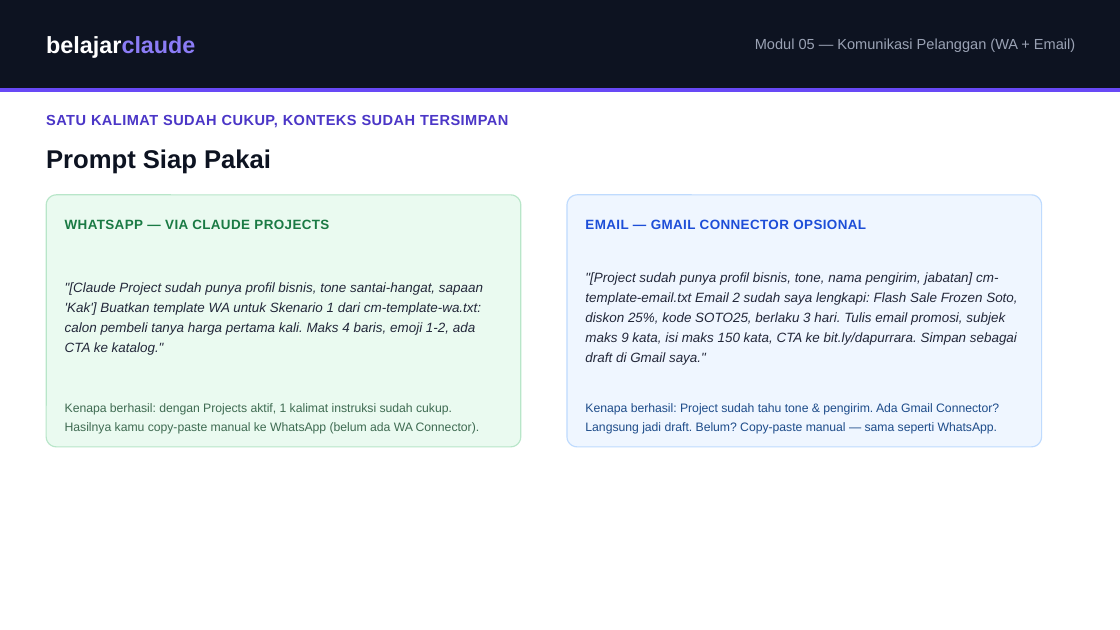
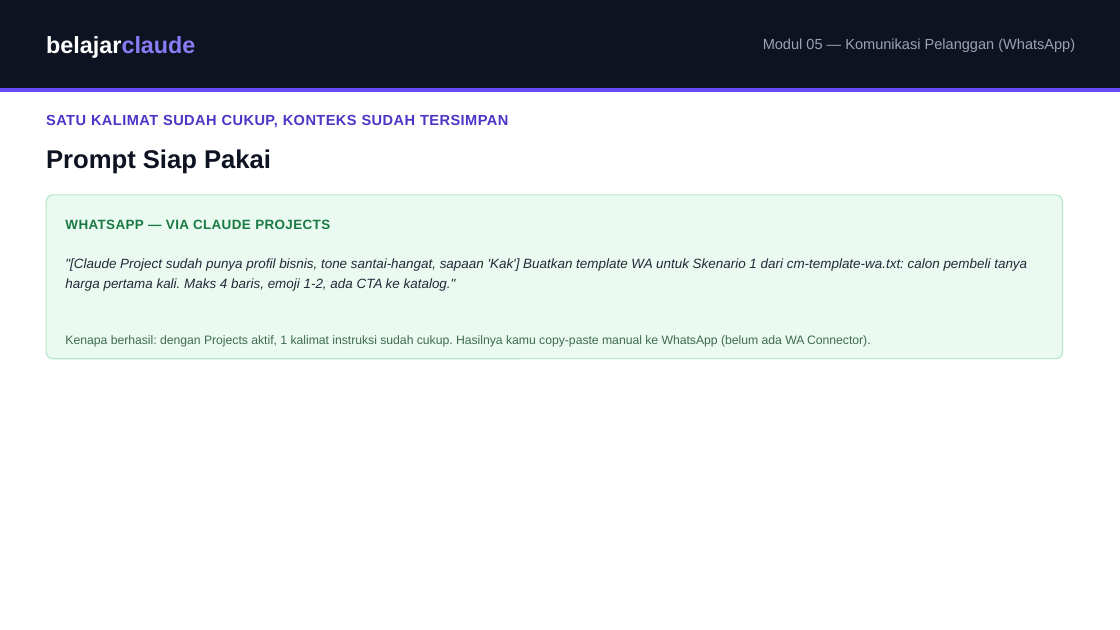
Before and after one commit to juliautomo/belajar-claude, a slide deck: slide 4 of Content-Marketing/M05-Komunikasi-Pelanggan/K3-M05-Komunikasi-Pelanggan.pptx. Drawn at 1120x630 pixels with LibreOffice and Linux fonts; fonts in the diff are those of the drawing. Boxes give left, top, right and bottom in pixels: in the first picture for what was removed or moved away, otherwise in the second. Text is boxed around its words. In the diff, an @@ line names an element or a change of style, - is before the commit and + after.

Commit message:
M05: remove Email entirely, WhatsApp-only module
- Module title/desc/tip-box/mistakes list all de-Email'd
- Replaced 6-card scenario grid with 10-card grid matching cm-template-wa.txt's real scenarios (adds complaint handling)
- Removed Cara Kerja: Email step-row and Contoh Prompt: Email block
- Deleted cm-template-email.txt - cm-template-wa.txt is now the sole supporting file
- Updated public preview (content-marketing.html) and admin.html module labels
- Reworked all 8 PPTX slides to match, re-rendered and visually verified each

Checkpoint 104

```diff
--- a/Content-Marketing/M05-Komunikasi-Pelanggan/K3-M05-Komunikasi-Pelanggan.pptx
+++ b/Content-Marketing/M05-Komunikasi-Pelanggan/K3-M05-Komunikasi-Pelanggan.pptx
@@ text at [763, 38, 1075, 52]: text changed @@
-Modul 05 — Komunikasi Pelanggan (WA + Email)
+Modul 05 — Komunikasi Pelanggan (WhatsApp)
@@ rounded rectangle: place and size @@
-rounded rectangle at [46, 195, 521, 447]
+rounded rectangle at [46, 195, 1063, 359]
@@ rounded rectangle removed at [567, 195, 1042, 447] @@
@@ text ""[Claude Project sudah punya profil ..." rewrapped from [65, 282, 483, 355] to [65, 258, 1027, 291] @@
@@ text removed at [585, 219, 866, 229] @@
-EMAIL — GMAIL CONNECTOR OPSIONAL
@@ text removed at [585, 272, 1017, 365] @@
-"[Project sudah punya profil bisnis, tone, nama pengirim, jabatan] cm-template-email.txt Email 2 sudah saya lengkapi: Flash Sale Frozen Soto, diskon 25%, kode SOTO25, berlaku 3 hari. Tulis email promosi, subjek maks 9 kata, isi maks 150 kata, CTA ke bit.ly/dapurrara. Simpan sebagai draft di Gmail saya."
@@ text "Kenapa berhasil: dengan Projects aktif, ..." rewrapped from [65, 403, 480, 434] to [65, 335, 871, 347] @@
@@ text removed at [585, 403, 999, 434] @@
-Kenapa berhasil: Project sudah tahu tone & pengirim. Ada Gmail Connector? Langsung jadi draft. Belum? Copy-paste manual — sama seperti WhatsApp.
```
Also in this commit, not shown: 6 other slides changed, 1 slide added, 1 slide removed, 5 other files.
